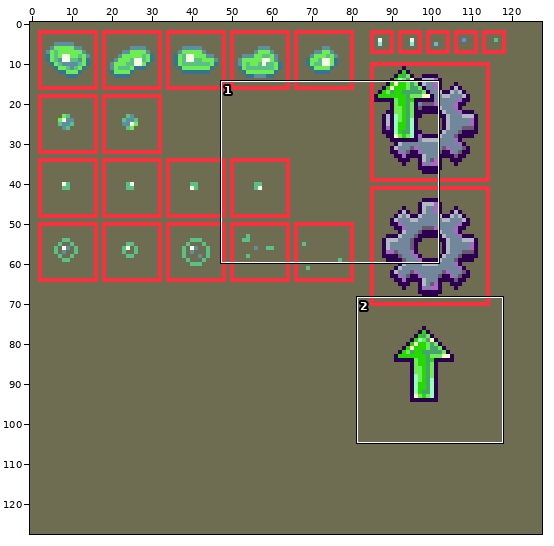
A sprite sheet gets an edit: images/particles.png. Above: a wide view before the commit, with the close-up outlined.
Close-up. First the earlier version:
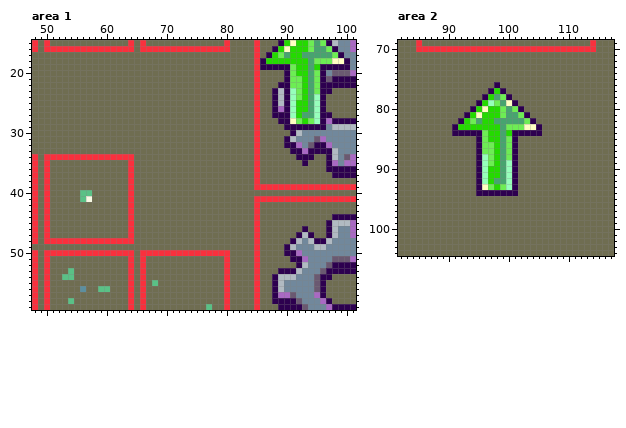
The file is 128x128 pixels. Shown: area 1: x 48..101, y 15..59; area 2: x 82..117, y 69..104.
The same view after the edit:
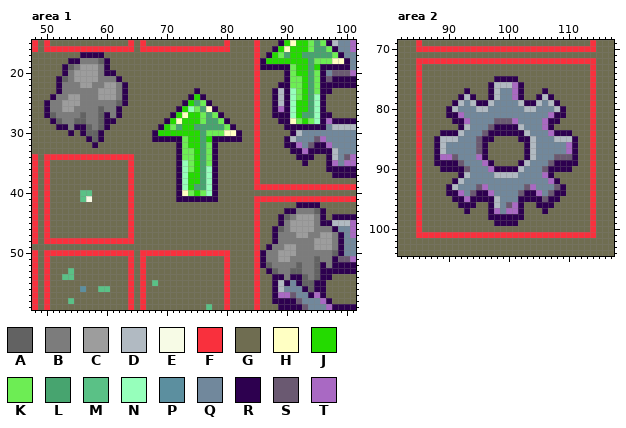
Palette (. is transparent): A #626262  B #7c7c7c  C #9d9d9d  D #b1bac2  E #f7fbe6  F #f9303d  G #6f6d51  H #ffffc3  J #24da00  K #6ded54  L #47a46f  M #5ac186  N #96ffbb  P #5c8f9f  Q #71889c  R #2d004f  S #6a5971  T #a969c3
Message: Gave a proper icon to the smoke-generator.
What changed:
Changed rows in their new state; - is an unchanged pixel.
Area 1:
first column x 50:
17 ------RRRR----------------------------------------
18 ----RRBBBAR---------------------------------------
19 ---RABCCCBR---------------------------------------
20 ---RBCCCCBRR--------------------------------------
21 --RABCCCCBBBR-------------------------------------
22 --RBBBCCBBCCBR------------------------------------
23 --RBBBBBBCCCBR-----------R------------------------
24 -RBBCCBBBCCCBR----------RJR-----------------------
25 RBBCCCBBBBBBAR---------RJLKR----------------------
26 RBBCCBBBBABBR---------RJNKLHR---------------------
27 RABBBBABBARBR--------RJHJJKLKR--------------------
28 -RABBAABBARR--------RJHJJJKLLKR-------------------
29 --RRBRRABAR--------RJKLJJLLLLLKR------------------
30 ----R-RAAR--------RJJJJJJJLKKKHHR-----------------
31 -------RAR--------RRRRRKJJLJRRRRR-----------------
32 --------R-------------RKJJLKR---------------------
33 ----------------------RKKJLKR---------------------
34 ----------------------RKKJLKR---------------------
35 ----------------------RNKJLKR---------------------
36 ----------------------RNKJLNR---------------------
37 ----------------------RNJJLNR---------------------
38 ----------------------RNJJLNR---------------------
39 ----------------------RNJLLNR---------------------
40 ----------------------RHKJKNR---------------------
41 ----------------------RRRRRRR---------------------
42 ------------------------------------------RRRR----
43 ----------------------------------------RRBBBAR---
44 ---------------------------------------RABCCCBR---
45 ---------------------------------------RBCCCCBR---
46 --------------------------------------RABCCCCBBBR-
47 --------------------------------------RBBBCCBBCCBR
48 --------------------------------------RBBBBBBCCCBR
49 -------------------------------------RBBCCBBBCCCBR
50 ------------------------------------RBBCCCBBBBBBAR
51 ------------------------------------RBBCCBBBBABBR-
52 ------------------------------------RABBBBABBARB--
53 -------------------------------------RABBAABBAR---
54 ---------------------------------------RBRRABA----
55 ----------------------------------------R-RAAR----
56 -------------------------------------------RAR----
57 --------------------------------------------R-----
Area 2:
first column x 85:
 72 FFFFFFFFFFFFFFFFFFFFFFFFFFFFFF
 73 F----------------------------F
 74 F----------------------------F
 75 F------------RRRR------------F
 76 F-----------RDDDTR-----------F
 77 F-------R----DQQTR---R-------F
 78 F------RDR-GRDQQTR--RDR------F
 79 F-----RDQD-RDQQQQDRRDQDR-----F
 80 F----RDQQQDDQQQQQQDDQQQDR----F
 81 F----RRTQQQQQQQQQQQQQQTRR----F
 82 F-----R-TQQQQSSSTQQQQTRR-----F
 83 F-----GRDQQQSRRRRDQQQTR------F
 84 F---RR-DQQQSRRRR--DQQQTRRR---F
 85 F--RDDDQQQSRRGGGGRRDQQQDDDR--F
 86 F--RDQQQQQSRGGGGG-RDQQQQQTR--F
 87 F--RDQQQQQSRGGGGG-RDQQQQQTR--F
 88 F--RTTSQQQTRGGGGG-RDQQQSSSR--F
 89 F--RRRRSQQQTRGGGGRDQQQSRRRR--F
 90 F---RRRRSQQQTRRR-DQQQSRRRR---F
 91 F------RDQQQQDDDDQQQQTR------F
 92 F-----RDQQQQQQQQQQQQQQTR-----F
 93 F----RDQQQSTQQQQQQSTQQQSR----F
 94 F----RRTQS--TQQQQSRRTQSRR----F
 95 F-----RRTRRRRDQQQRRRRSRR-----F
 96 F------RRR--RDQSTR--RRR------F
 97 F-------R---RTQTTR---R-------F
 98 F-----------RRRRRR-----------F
 99 F------------RRRR------------F
100 F----------------------------F
101 FFFFFFFFFFFFFFFFFFFFFFFFFFFFFF
